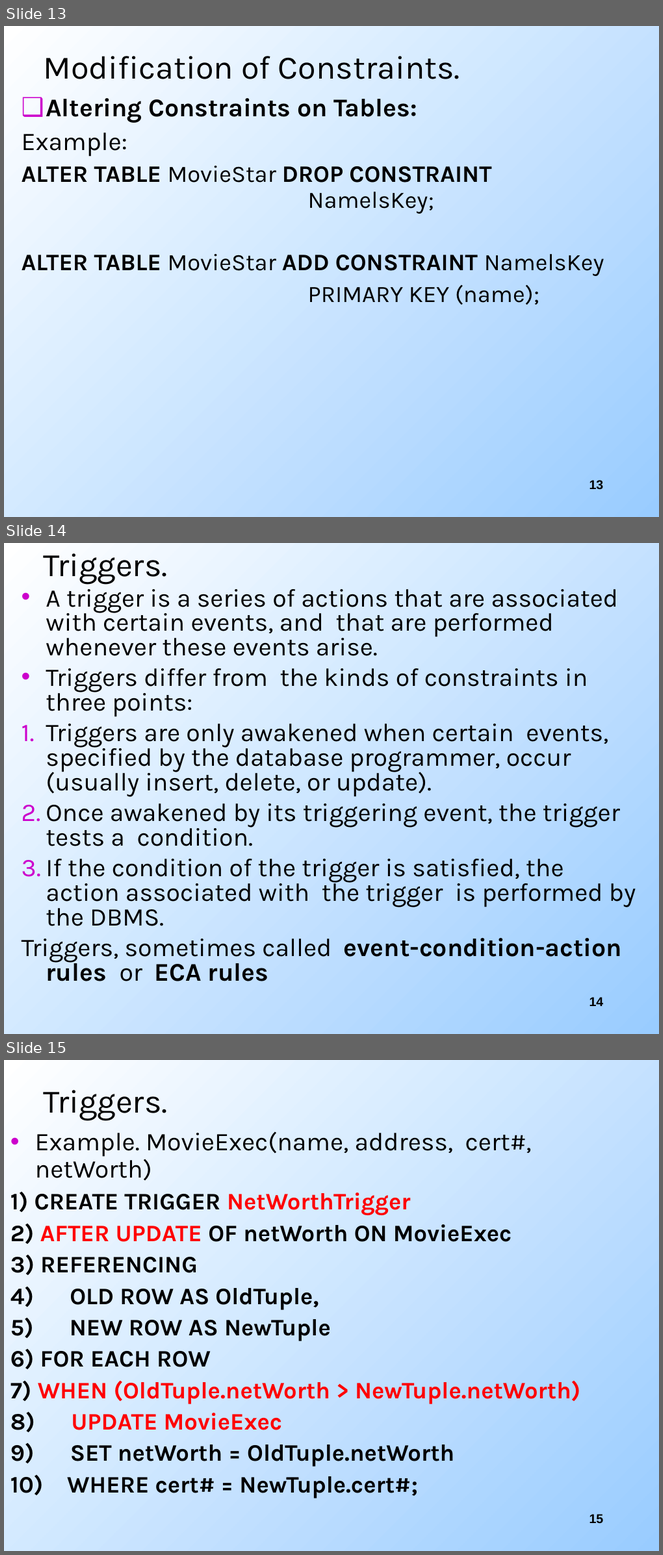
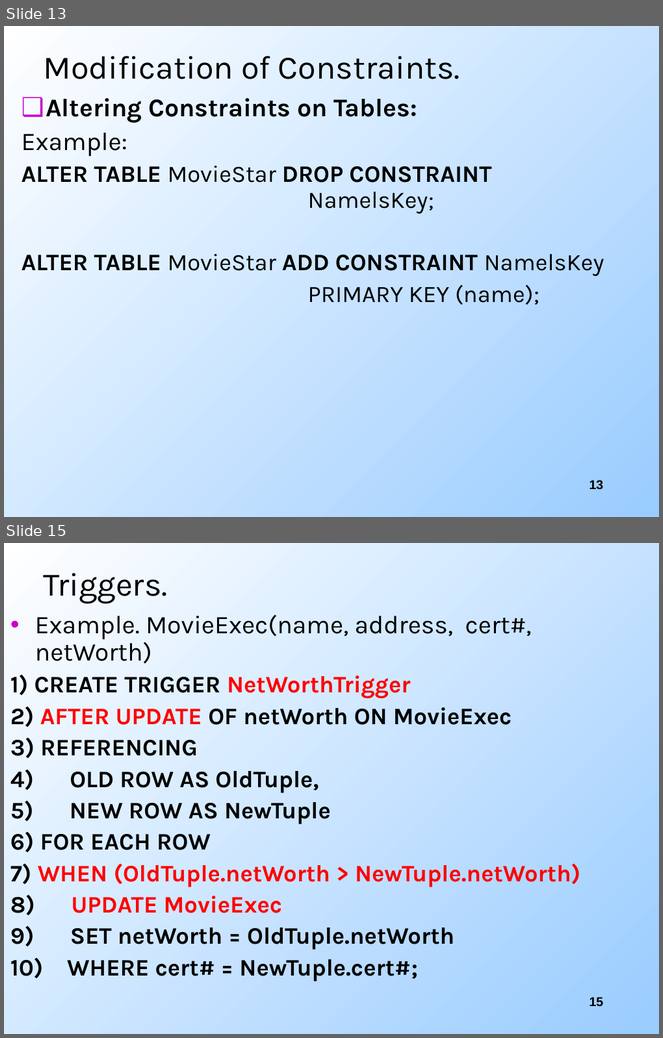
Before and after one commit to cogi2996/DATABASE-MANAGEMENT-SYSTEM, a slide deck: chương 2/Ch02_Constraints_Triggers_View (4).ppt. Shown one above the other, each under a label of ours: slides 13, 14 and 15 before the commit, slides 13 and 15 after it; the slides between them are not shown. The pictures are 663x1555 and 663x1038 pixels, drawn with LibreOffice and Linux fonts; fonts in the diff are those of the drawing. Boxes give left, top, right and bottom in pixels: in the first picture for what was removed or moved away, otherwise in the second. Text is boxed around its words. In the diff, an @@ line names an element or a change of style, - is before the commit and + after.

```diff
--- a/chương 2/Ch02_Constraints_Triggers_View (4).ppt
+++ b/chương 2/Ch02_Constraints_Triggers_View (4).ppt
@@ slide 14 removed at [4, 543, 659, 1034], background gradient #FFFFFF to #99CCFF @@
@@ title removed at [43, 553, 167, 584] @@
-Triggers.
@@ text removed at [22, 584, 636, 982] @@
-• A trigger is a series of actions that are associated with certain events, and that are performed whenever these events arise.
-• Triggers differ from the kinds of constraints in three points:
-1. Triggers are only awakened when certain events, specified by the database programmer, occur (usually insert, delete, or update).
-2. Once awakened by its triggering event, the trigger tests a condition.
-3. If the condition of the trigger is satisfied, the action associated with the trigger is performed by the DBMS.
-Triggers, sometimes called event-condition-action rules or ECA rules
@@ page number removed at [590, 997, 604, 1006] @@
-14
```
Also in this commit, not shown: 4 slides changed, 2 slides added, 1 other slide removed, 9 other files.
